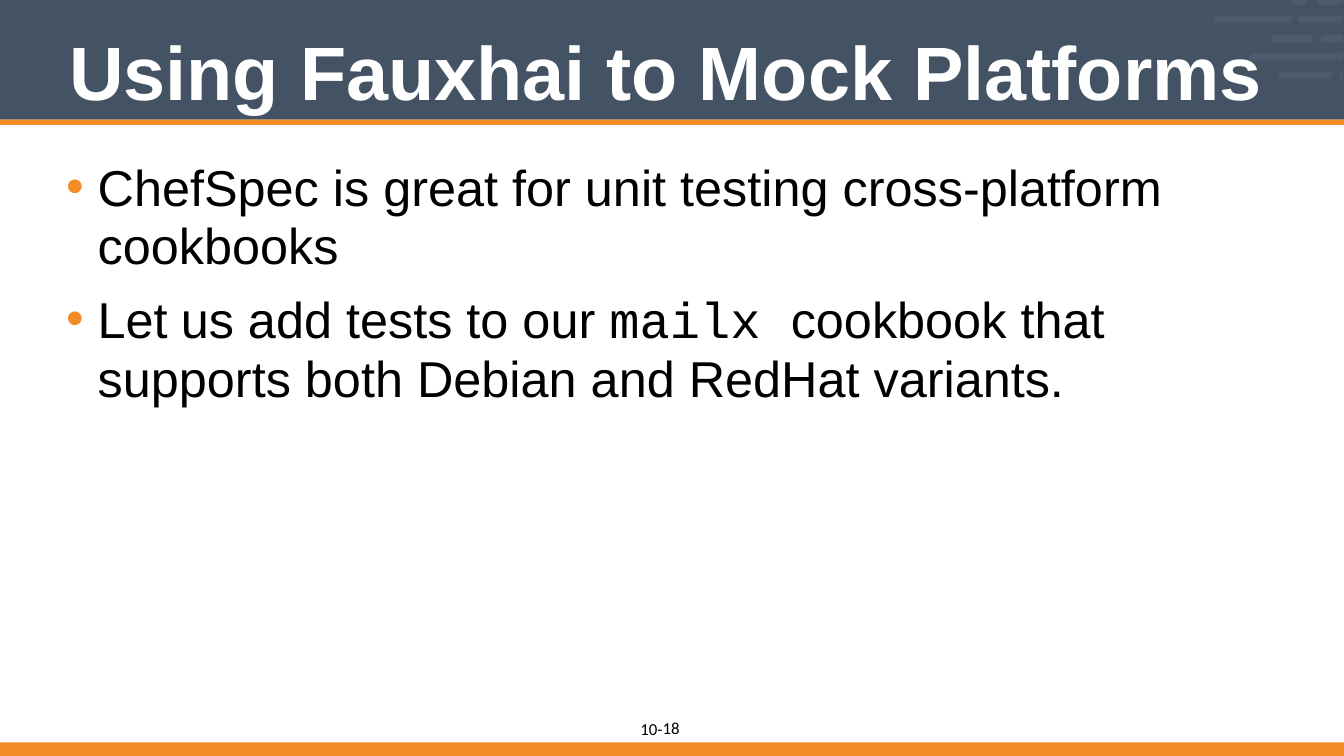
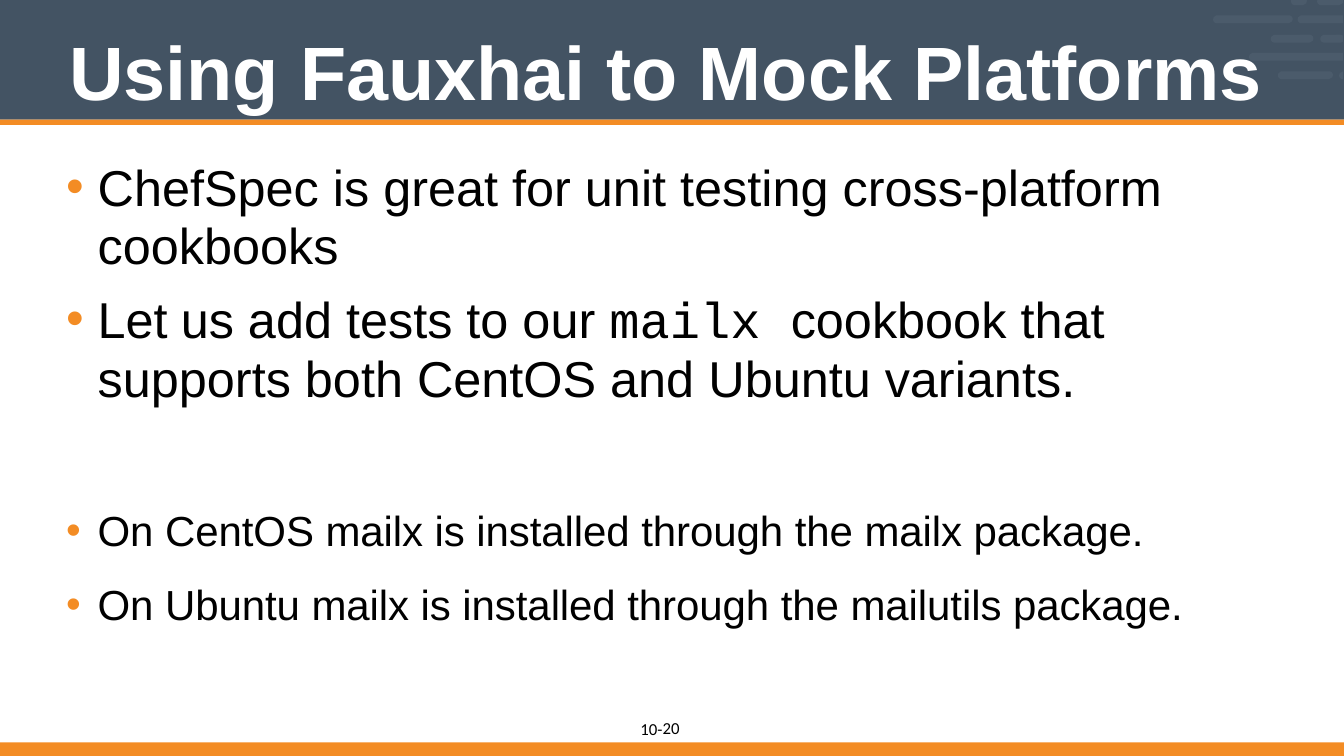
Before and after one commit to vinyar/chef-intermediate, a slide deck: slide 20 of 10-introduction_to_chefspec.pptx (slide 18 before the commit). Drawn at 1344x756 pixels with LibreOffice and Linux fonts; fonts in the diff are those of the drawing. Boxes give left, top, right and bottom in pixels: in the first picture for what was removed or moved away, otherwise in the second. Text is boxed around its words. In the diff, an @@ line names an element or a change of style, - is before the commit and + after.

```diff
--- a/10-introduction_to_chefspec.pptx
+++ b/10-introduction_to_chefspec.pptx
@@ text at (98,301,1183,629): text changed; size 48 to 40 pt @@
-• Let us add tests to our mailx cookbook that supports both Debian and RedHat variants.
+• Let us add tests to our mailx cookbook that supports both CentOS and Ubuntu variants.
+• On CentOS mailx is installed through the mailx package.
+• On Ubuntu mailx is installed through the mailutils package.
@@ page number at (663,723,680,734): text changed @@
-18
+20
```
Also in this commit, not shown: 17 other slides changed, 6 slides added, 1 slide removed.
